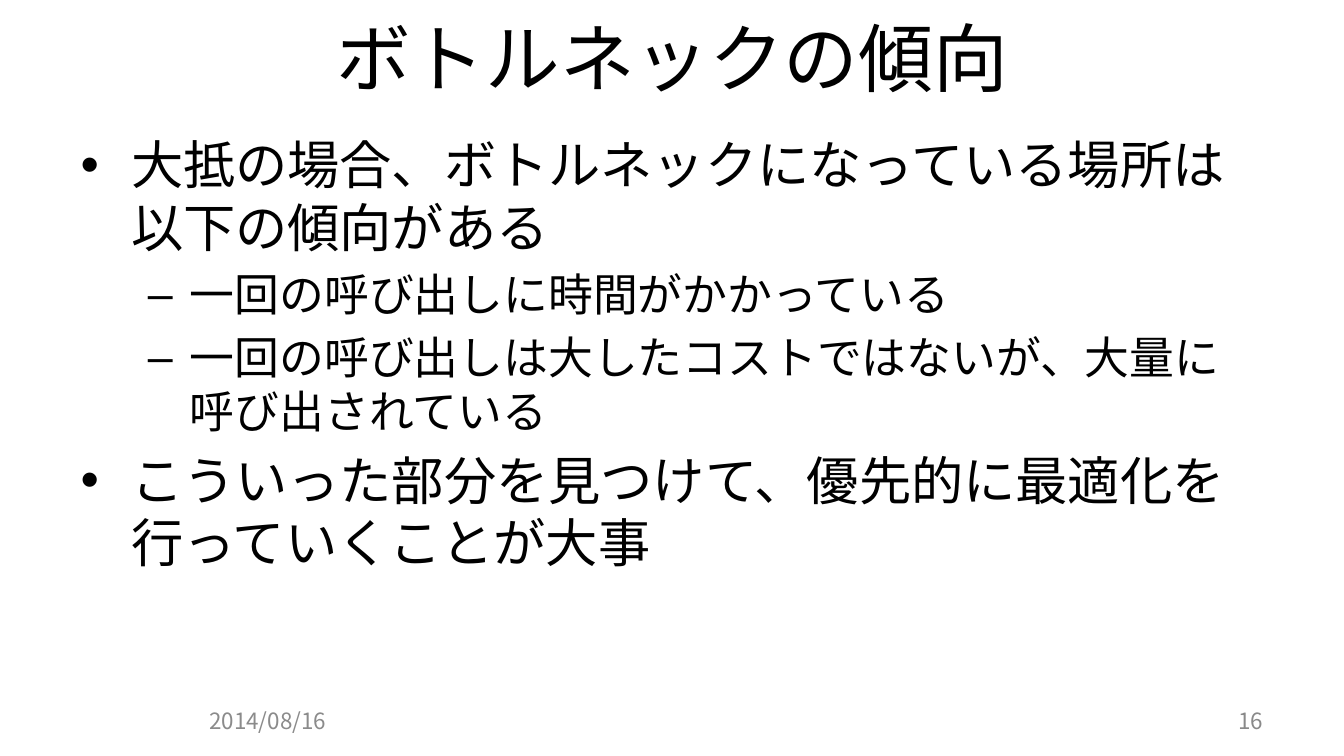
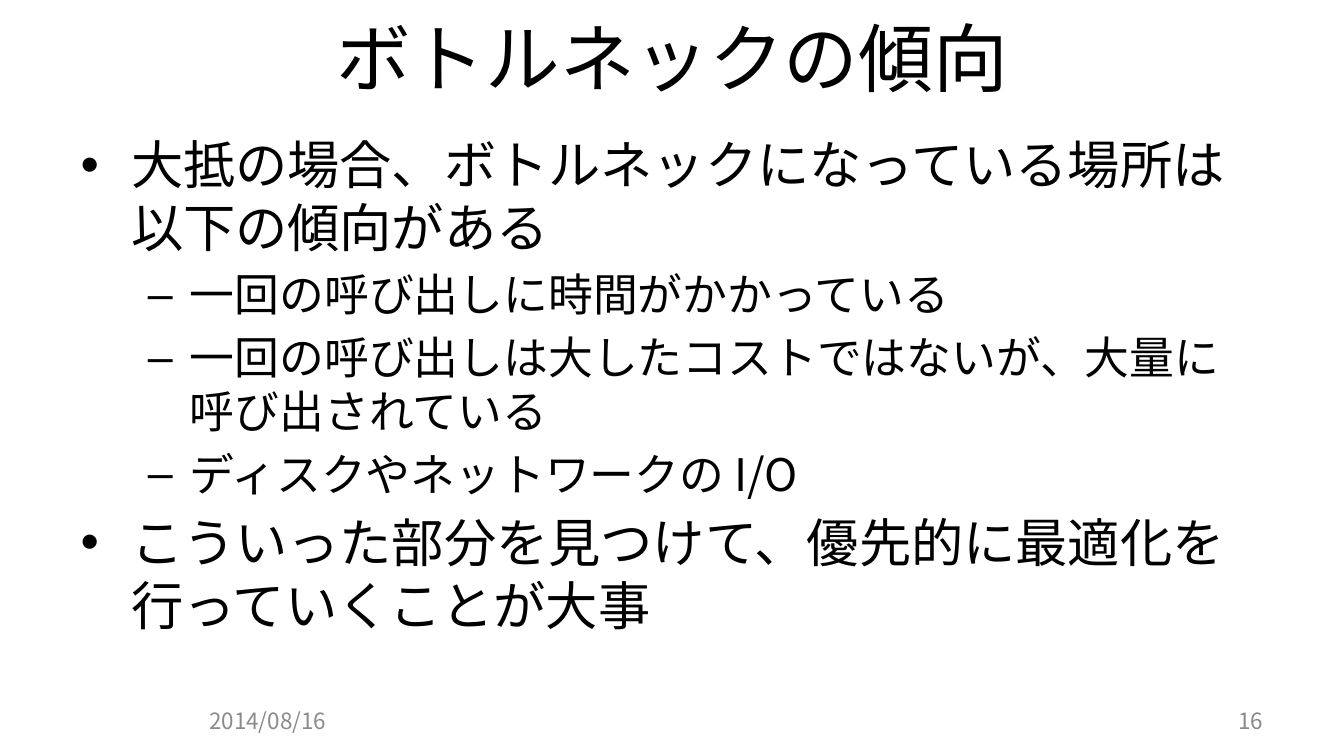
Before and after one commit to JCGS/CEDEC2014, a slide deck: slide 16 of chiyama/2014cedec_chiyama.pptx. Drawn at 1344x756 pixels with LibreOffice and Linux fonts; fonts in the diff are those of the drawing; background and template pictures are left out. Boxes give left, top, right and bottom in pixels: in the first picture for what was removed or moved away, otherwise in the second. Text is boxed around its words. In the diff, an @@ line names an element or a change of style, - is before the commit and + after.

Commit message:
ボトルネックの変化を図解

```diff
--- a/chiyama/2014cedec_chiyama.pptx
+++ b/chiyama/2014cedec_chiyama.pptx
@@ text at box(190, 453, 797, 499): paragraph added @@
+  – ディスクやネットワークの I/O
```
Also in this commit, not shown: 2 other slides changed, 2 other files.
